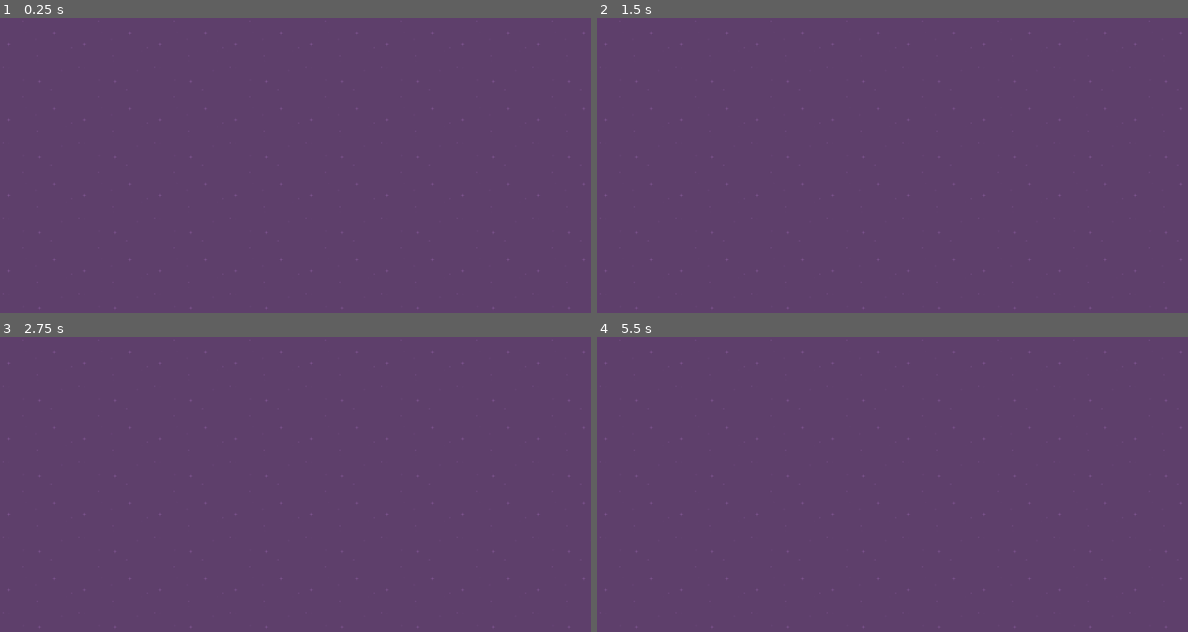
Above: before the commit, frames 1-4 (two rows, left to right).
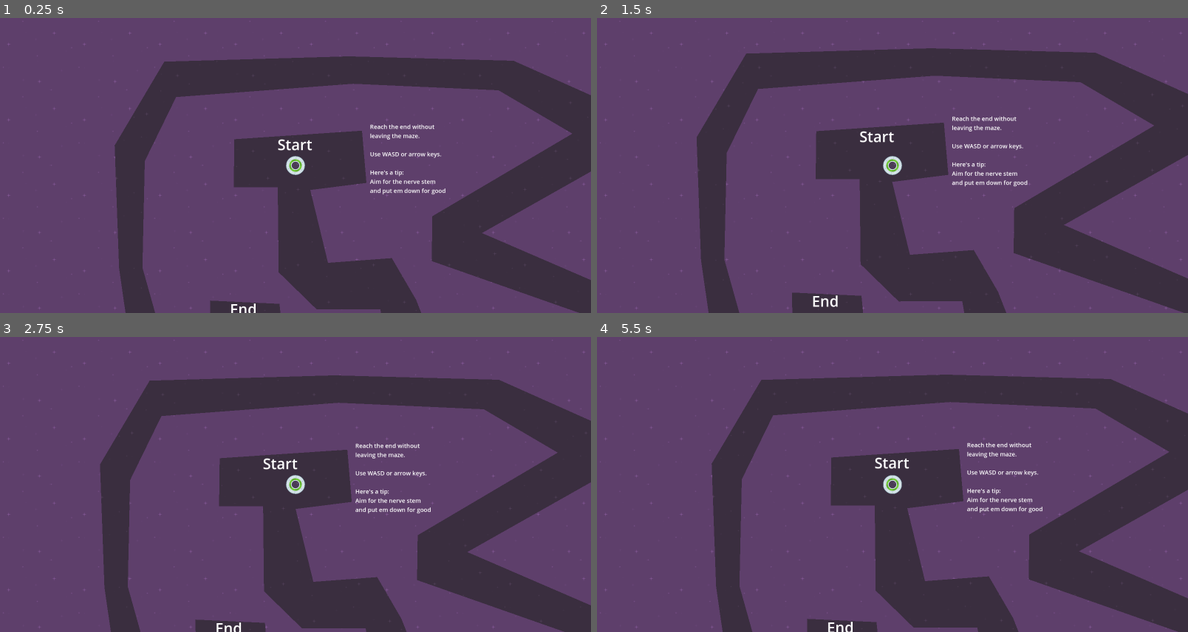
Above: after the commit, the same moments.

Repository: 1campbellj/SpeedySaucer
Game: Godot game, scene res://level_1.tscn
The game is run twice, just before and just after one commit, with the same random seed, the same clock (stepped at 60 frames per second) and the same inputs.
Inputs:
- Up to frame 1 (0.25 s): no input
- Up to frame 2 (1.5 s): tap Enter at 0.5 s; hold Right (move_right, bound only after the commit) 0.53-1.28 s; hold Down (move_down, bound only after the commit) from 1.28 s (still down)
- Up to frame 3 (2.75 s): release Down (move_down, bound only after the commit) at 2.03 s; hold Right (move_right, bound only after the commit) from 2.03 s (still down)
- Up to frame 4 (5.5 s): release Right (move_right, bound only after the commit) at 2.78 s; hold W (move_up, bound only after the commit) 2.78-3.53 s; hold A (move_left, bound only after the commit) 3.53-5.03 s; hold Down (move_down, bound only after the commit) from 5.03 s (still down)

The runs differ from the first frame. In frame 1, 29% of the frame differs, in the area x 19-100%, y 13-100%; in frame 2, 30%, in the area x 16-100%, y 10-100%; in frame 3, 30%; in frame 4, 29%.

Commit message:
Finish up course

Diff:
--- /dev/null
+++ b/level.gd
@@ -0,0 +1,5 @@
+extends Node2D
+
+func _on_maze_body_exited(body: Node2D) -> void:
+	var tree = get_tree()
+	tree.reload_current_scene()
--- a/level_1.tscn
+++ b/level_1.tscn
@@ -1,11 +1,72 @@
-[gd_scene load_steps=2 format=3 uid="uid://c3j6awrqaq2of"]
+[gd_scene load_steps=7 format=3 uid="uid://c3j6awrqaq2of"]
 
+[ext_resource type="Script" uid="uid://dv1ul1mw8tokq" path="res://level.gd" id="1_hn12h"]
 [ext_resource type="Texture2D" uid="uid://du28yte40rso8" path="res://purple.png" id="1_s3s2j"]
+[ext_resource type="PackedScene" uid="uid://d17dawlx5nqdq" path="res://player.tscn" id="2_onv8r"]
+[ext_resource type="PackedScene" uid="uid://r84f7dn7clem" path="res://maze.tscn" id="4_ihfcg"]
+
+[sub_resource type="LabelSettings" id="LabelSettings_ihfcg"]
+font_size = 50
+
+[sub_resource type="LabelSettings" id="LabelSettings_rka8t"]
+font_size = 20
 
 [node name="Level1" type="Node2D"]
+script = ExtResource("1_hn12h")
 
-[node name="Background" type="TextureRect" parent="."]
-offset_right = 2000.0
-offset_bottom = 1000.0
+[node name="Graphics" type="Node" parent="."]
+
+[node name="CanvasLayer" type="CanvasLayer" parent="Graphics"]
+layer = -10
+
+[node name="Background" type="TextureRect" parent="Graphics/CanvasLayer"]
+z_index = -100
+anchors_preset = 15
+anchor_right = 1.0
+anchor_bottom = 1.0
+grow_horizontal = 2
+grow_vertical = 2
 texture = ExtResource("1_s3s2j")
 stretch_mode = 1
+
+[node name="StartLabel" type="Label" parent="Graphics"]
+z_index = -5
+offset_left = 599.0
+offset_top = 296.0
+offset_right = 716.0
+offset_bottom = 365.0
+text = "Start"
+label_settings = SubResource("LabelSettings_ihfcg")
+
+[node name="EndLabel" type="Label" parent="Graphics"]
+z_index = -5
+offset_left = 438.0
+offset_top = 854.0
+offset_right = 555.0
+offset_bottom = 923.0
+text = "End"
+label_settings = SubResource("LabelSettings_ihfcg")
+
+[node name="RulesLabel" type="Label" parent="Graphics"]
+offset_left = 912.0
+offset_top = 256.0
+offset_right = 1169.0
+offset_bottom = 501.0
+text = "Reach the end without
+leaving the maze.
+
+Use WASD or arrow keys.
+
+Here's a tip:
+Aim for the nerve stem
+and put em down for good"
+label_settings = SubResource("LabelSettings_rka8t")
+
+[node name="ParentPlayer" parent="." instance=ExtResource("2_onv8r")]
+position = Vector2(660, 402)
+
+[node name="Maze" parent="." instance=ExtResource("4_ihfcg")]
+z_index = -10
+position = Vector2(-19, -13)
+
+[connection signal="body_exited" from="Maze" to="." method="_on_maze_body_exited"]
--- /dev/null
+++ b/maze.tscn
@@ -0,0 +1,15 @@
+[gd_scene load_steps=2 format=3 uid="uid://r84f7dn7clem"]
+
+[ext_resource type="Texture2D" uid="uid://7bqd2l5ip6f4" path="res://darkPurple.png" id="1_dj01w"]
+
+[node name="Area2D" type="Area2D"]
+
+[node name="CollisionPolygon2D" type="CollisionPolygon2D" parent="."]
+position = Vector2(658, 407)
+polygon = PackedVector2Array(-186, -81, -188, 82, -39, 82, -36, 370, 93, 496, 308, 495, 333, 638, 377, 779, 560, 779, 1343, 783, 1339, 534, 652, 237, 1276, -116, 759, -347, 202, -362, -423, -344, -591, -60, -576, 356, -527, 697, -288, 732, -10, 717, -33, 477, -268, 466, -266, 621, -423, 618, -497, 354, -489, -7, -383, -224, 216, -269, 708, -247, 958, -100, 484, 180, 482, 332, 1170, 574, 1192, 693, 514, 679, 429, 463, 347, 322, 131, 338, 71, 91, 261, 67, 246, -110)
+
+[node name="Polygon2D" type="Polygon2D" parent="."]
+texture_repeat = 2
+position = Vector2(658, 407)
+texture = ExtResource("1_dj01w")
+polygon = PackedVector2Array(-186, -81, -188, 82, -39, 82, -36, 370, 93, 496, 308, 495, 333, 638, 377, 779, 560, 779, 1343, 783, 1339, 534, 652, 237, 1276, -116, 759, -347, 202, -362, -423, -344, -591, -60, -576, 356, -527, 697, -288, 732, -10, 717, -33, 477, -268, 466, -266, 621, -423, 618, -497, 354, -489, -7, -383, -224, 216, -269, 708, -247, 958, -100, 484, 180, 482, 332, 1170, 574, 1192, 693, 514, 679, 429, 463, 347, 322, 131, 338, 71, 91, 261, 67, 246, -110)
--- /dev/null
+++ b/player.gd
@@ -0,0 +1,14 @@
+extends RigidBody2D
+
+func _physics_process(delta: float):
+	apply_torque(500)
+
+	var force = 1500
+	if Input.is_action_pressed("move_right"):
+		apply_force(Vector2(force,0))
+	if Input.is_action_pressed("move_left"):
+		apply_force(Vector2(-force,0))
+	if Input.is_action_pressed("move_up"):
+		apply_force(Vector2(0,-force))
+	if Input.is_action_pressed("move_down"):
+		apply_force(Vector2(0,force))
--- /dev/null
+++ b/player.tscn
@@ -0,0 +1,22 @@
+[gd_scene load_steps=4 format=3 uid="uid://d17dawlx5nqdq"]
+
+[ext_resource type="Texture2D" uid="uid://c4pmr2bxrwoj0" path="res://ufoGreen.png" id="1_4npti"]
+[ext_resource type="Script" uid="uid://bv18e0uhleu8s" path="res://player.gd" id="1_onrkg"]
+
+[sub_resource type="CircleShape2D" id="CircleShape2D_mwq5v"]
+radius = 3.64966
+
+[node name="Player" type="RigidBody2D"]
+gravity_scale = 1.66533e-16
+script = ExtResource("1_onrkg")
+
+[node name="Sprite2D" type="Sprite2D" parent="."]
+scale = Vector2(0.7, 0.7)
+texture = ExtResource("1_4npti")
+
+[node name="CollisionShape2D" type="CollisionShape2D" parent="."]
+scale = Vector2(5, 5)
+shape = SubResource("CircleShape2D_mwq5v")
+
+[node name="Camera2D" type="Camera2D" parent="."]
+process_callback = 0
--- a/project.godot
+++ b/project.godot
@@ -12,10 +12,37 @@
 
 config/name="Speedy Saucer"
 run/main_scene="res://level_1.tscn"
-config/features=PackedStringArray("4.2", "Forward Plus")
+config/features=PackedStringArray("4.4", "Forward Plus")
 config/icon="res://icon.svg"
 
 [display]
 
 window/size/viewport_width=2000
 window/size/viewport_height=1000
+
+[input]
+
+move_right={
+"deadzone": 0.2,
+"events": [Object(InputEventKey,"resource_local_to_scene":false,"resource_name":"","device":0,"window_id":0,"alt_pressed":false,"shift_pressed":false,"ctrl_pressed":false,"meta_pressed":false,"pressed":false,"keycode":0,"physical_keycode":4194321,"key_label":0,"unicode":0,"location":0,"echo":false,"script":null)
+, Object(InputEventKey,"resource_local_to_scene":false,"resource_name":"","device":0,"window_id":0,"alt_pressed":false,"shift_pressed":false,"ctrl_pressed":false,"meta_pressed":false,"pressed":false,"keycode":0,"physical_keycode":68,"key_label":0,"unicode":0,"location":0,"echo":false,"script":null)
+]
+}
+move_left={
+"deadzone": 0.2,
+"events": [Object(InputEventKey,"resource_local_to_scene":false,"resource_name":"","device":-1,"window_id":0,"alt_pressed":false,"shift_pressed":false,"ctrl_pressed":false,"meta_pressed":false,"pressed":false,"keycode":0,"physical_keycode":65,"key_label":0,"unicode":97,"location":0,"echo":false,"script":null)
+, Object(InputEventKey,"resource_local_to_scene":false,"resource_name":"","device":-1,"window_id":0,"alt_pressed":false,"shift_pressed":false,"ctrl_pressed":false,"meta_pressed":false,"pressed":false,"keycode":0,"physical_keycode":4194319,"key_label":0,"unicode":0,"location":0,"echo":false,"script":null)
+]
+}
+move_up={
+"deadzone": 0.2,
+"events": [Object(InputEventKey,"resource_local_to_scene":false,"resource_name":"","device":-1,"window_id":0,"alt_pressed":false,"shift_pressed":false,"ctrl_pressed":false,"meta_pressed":false,"pressed":false,"keycode":0,"physical_keycode":87,"key_label":0,"unicode":119,"location":0,"echo":false,"script":null)
+, Object(InputEventKey,"resource_local_to_scene":false,"resource_name":"","device":-1,"window_id":0,"alt_pressed":false,"shift_pressed":false,"ctrl_pressed":false,"meta_pressed":false,"pressed":false,"keycode":0,"physical_keycode":4194320,"key_label":0,"unicode":0,"location":0,"echo":false,"script":null)
+]
+}
+move_down={
+"deadzone": 0.2,
+"events": [Object(InputEventKey,"resource_local_to_scene":false,"resource_name":"","device":-1,"window_id":0,"alt_pressed":false,"shift_pressed":false,"ctrl_pressed":false,"meta_pressed":false,"pressed":false,"keycode":0,"physical_keycode":4194322,"key_label":0,"unicode":0,"location":0,"echo":false,"script":null)
+, Object(InputEventKey,"resource_local_to_scene":false,"resource_name":"","device":-1,"window_id":0,"alt_pressed":false,"shift_pressed":false,"ctrl_pressed":false,"meta_pressed":false,"pressed":false,"keycode":0,"physical_keycode":83,"key_label":0,"unicode":115,"location":0,"echo":false,"script":null)
+]
+}
Not shown, added: level.gd.uid
Not shown, added: player.gd.uid
